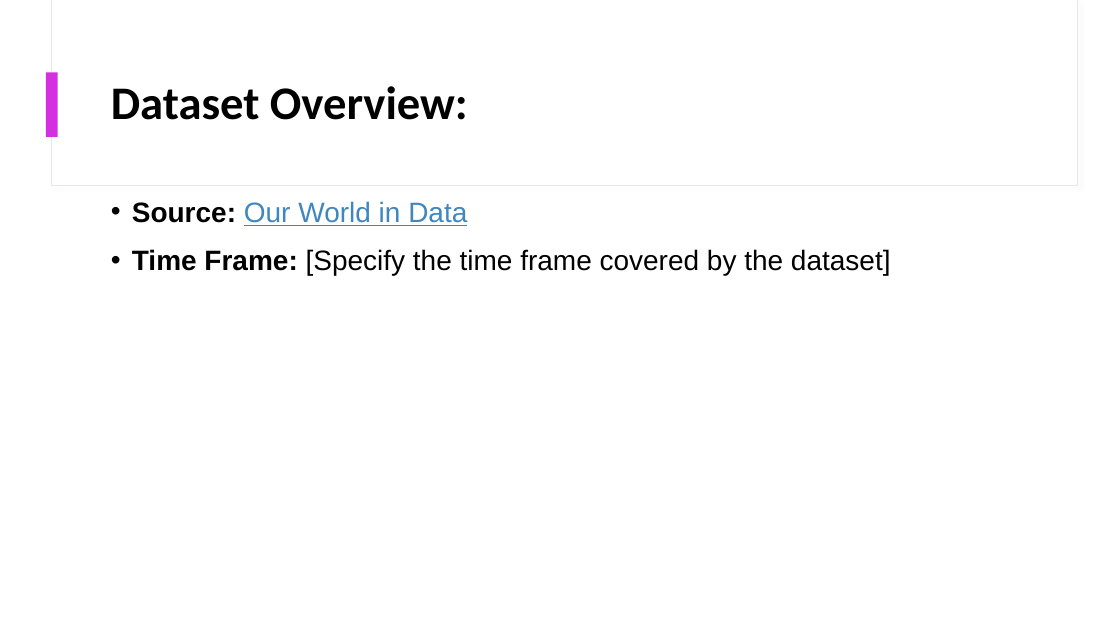
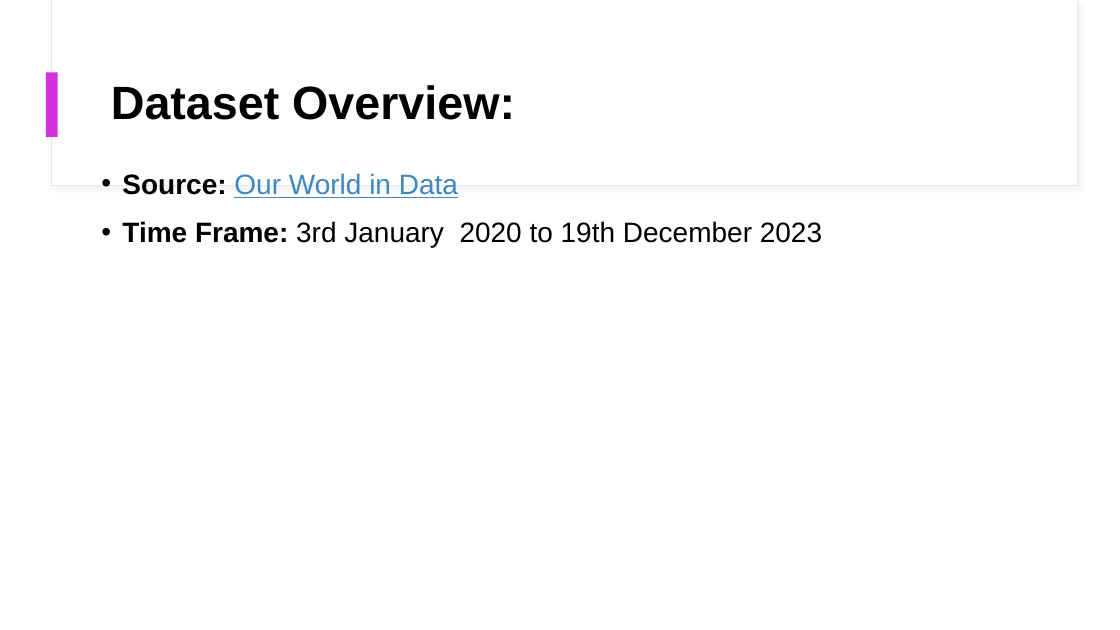
Before and after one commit to YossefEFM/Covid19-Death, a slide deck: slide 4 of Understanding the Global Impact of COVID-19.pptx. Drawn at 1120x630 pixels with LibreOffice and Linux fonts; fonts in the diff are those of the drawing. Boxes give left, top, right and bottom in pixels: in the first picture for what was removed or moved away, otherwise in the second. Text is boxed around its words. In the diff, an @@ line names an element or a change of style, - is before the commit and + after.

```diff
--- a/Understanding the Global Impact of COVID-19.pptx
+++ b/Understanding the Global Impact of COVID-19.pptx
@@ rectangle at [51, 0, 1077, 186]: outline #E3E8EF 0.75 pt to #E1E8EF 0.75 pt; shadow changed @@
@@ title "Dataset Overview:" at [111, 85, 515, 120]: font Calibri to Arial @@
@@ text "Source: Our World in Data": place and size @@
-text "Source: Our World in Data" at [132, 201, 891, 276]
+text "Source: Our World in Data" at [122, 173, 822, 248]
@@ text at [122, 173, 458, 198]: less space between paragraphs @@
@@ text at [122, 221, 822, 248]: text changed @@
-• Time Frame: [Specify the time frame covered by the dataset]
+• Time Frame: 3rd January 2020 to 19th December 2023
```
Also in this commit, not shown: 18 other slides changed, 1 slide added.
